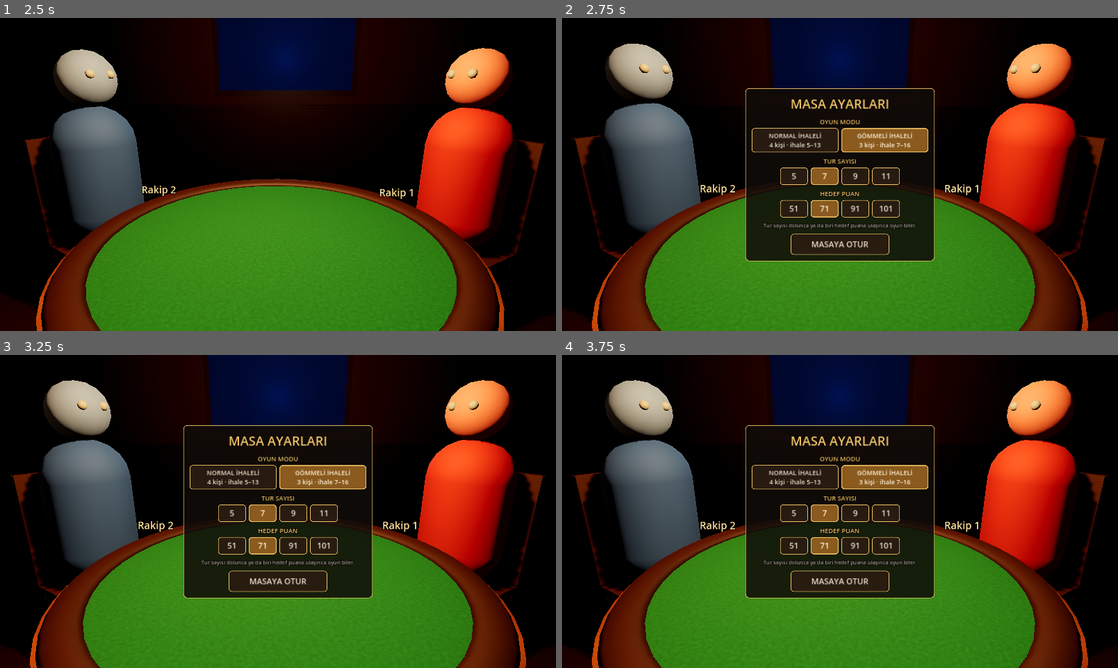
Above: before the commit, frames 1-4 (two rows, left to right).
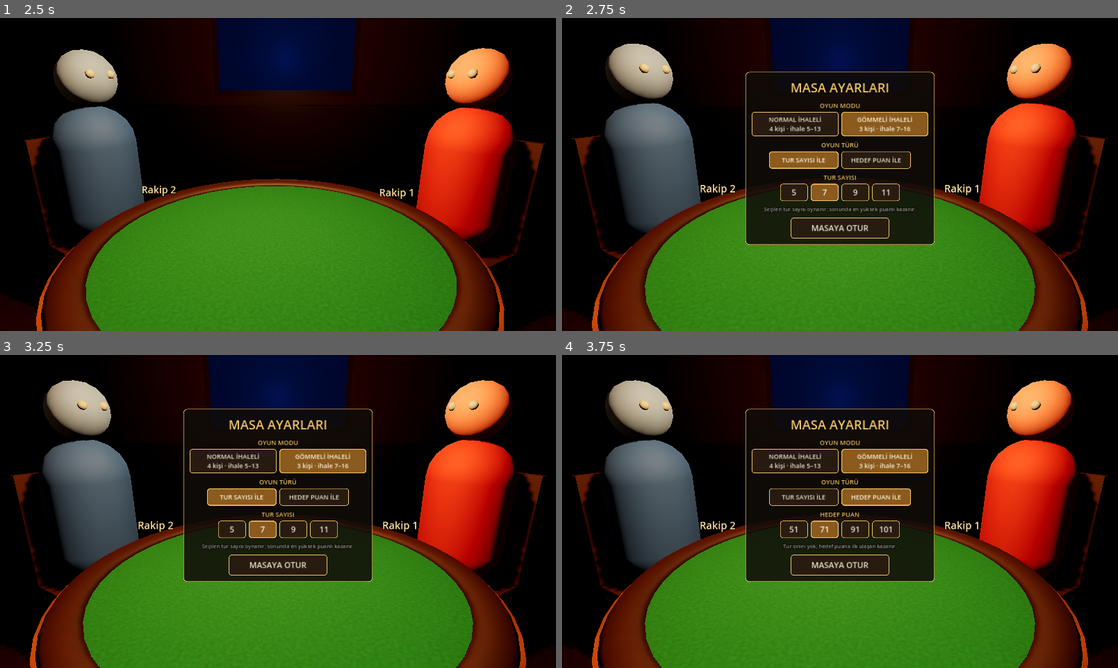
Above: after the commit, the same moments.

Repository: osmanadali/megerse-reels
Game: Godot game, scene res://scenes/main/Main.tscn
The game is run twice, just before and just after one commit, with the same random seed, the same clock (stepped at 60 frames per second) and the same inputs.
Inputs (mouse positions are in pixels of both pictures, inside the frame that each line leads up to):
- Up to frame 1 (2.5 s): click "AYARLAR" at 0.5 s; click "OYUNA BAŞLA" at 1.25 s; move the mouse to (400, 158) at 2.02 s; click (400, 158) at 2.17 s
- Up to frame 2 (2.75 s): no input
- Up to frame 3 (3.25 s): click (239, 495) at 2.75 s, where only the run after the commit has a clickable "TUR SAYISI İLE"
- Up to frame 4 (3.75 s): click (878, 495) at 3.5 s, where only the run after the commit has a clickable "HEDEF PUAN İLE"

Frame 1 is identical in both runs. In frame 2, 10% of the frame differs, in the area x 33-67%, y 17-78%; in frame 3, 10%; in frame 4, 10%.

Commit message:
FPS Batak: tur sayısı ve hedef puan ayrı oyun türleri
Önceden iki koşul birlikte uygulanıyordu (hangisi önce olursa). Artık:
- TUR SAYISI ile: seçilen tur oynanır, sonunda en yüksek puanlı kazanır
- HEDEF PUAN ile: tur sınırı yok, hedefe ilk ulaşan kazanır
Masa ayarlarında OYUN TÜRÜ seçimi; seçime göre yalnızca ilgili seçenekler
görünür. Seçim kalıcı. Doğrulayıcı plan biçimi: mod:tur:N / mod:hedef:N.
Testler: 248 kontrol.

Co-Authored-By: Claude Opus 5.5 <noreply@anthropic.com>
Claude-Session: https://claude.ai/code/session_01PiPLUzC15gCf2u2mvSdX2R

Diff:
--- a/FPSBatak/scripts/debug/flow_validator.gd
+++ b/FPSBatak/scripts/debug/flow_validator.gd
@@ -3,8 +3,9 @@
 ##
 ## Kullanım (başsız, hızlandırılmış):
 ##   godot --headless --path FPSBatak -- --autoplay \
-##       --validate=standard:5:101,buried:11:51 [--expect-saved-mode=buried]
-## Her girdi "mod:tur:hedef"tir; maçlar sırayla oynanır (aralarında mod değişir).
+##       --validate=standard:tur:5,buried:hedef:51 [--expect-saved-mode=buried]
+## Her girdi "mod:tur:N" (N tur oyna) veya "mod:hedef:N" (N puana ulaşan kazanır);
+## maçlar sırayla oynanır (aralarında mod değişir).
 ## Son maçtan sonra rapor yazar ve hata sayısını çıkış koduyla bildirir.
 ## Normal oyunda bu düğüm hiç oluşturulmaz.
 
@@ -32,9 +33,12 @@
 	c = controller
 	for entry in plan_arg.split(","):
 		var p := entry.split(":")
+		var by_rounds := p[1] == "tur"
 		_plan.append({
 			"mode": GameRules.Mode.STANDARD_BIDDING if p[0] == "standard" else GameRules.Mode.BURIED_BIDDING,
-			"rounds": int(p[1]), "target": int(p[2]),
+			"end": MatchSettings.EndCondition.ROUNDS if by_rounds else MatchSettings.EndCondition.TARGET,
+			"rounds": int(p[2]) if by_rounds else 7,
+			"target": 71 if by_rounds else int(p[2]),
 		})
 	Engine.time_scale = TIME_SCALE
 	_check_saved_mode_on_start()
@@ -70,6 +74,7 @@
 func _save_plan_entry(i: int) -> void:
 	var s := MatchSettings.new()
 	s.mode = _plan[i].mode
+	s.end_condition = _plan[i].end
 	s.rounds = _plan[i].rounds
 	s.target_score = _plan[i].target
 	s.save()  # tur/hedef, ayar ekranındaki seçeneklerden biri olmalı (5/7/9/11, 51/71/91/101)
@@ -225,12 +230,16 @@
 	var e := _plan_entry()
 	var totals := c.scores.totals
 	check(_match_over_seen, "maç bitme koşulu sağlanmadan bitti")
-	check(c.rounds_played <= e.rounds, "maç tur sayısını aştı")
-	if c.rounds_played < e.rounds:
-		check(totals.max() >= e.target, "tur dolmadan bitti ama hedef skora ulaşılmadı")
+	check(c.settings.end_condition == e.end, "yanlış oyun türü")
+	if e.end == MatchSettings.EndCondition.ROUNDS:
+		check(c.rounds_played == e.rounds, "tur oyunu %d turda bitti, beklenen %d" % [c.rounds_played, e.rounds])
+	else:
+		check(totals.max() >= e.target, "hedef oyunu hedefe ulaşılmadan bitti")
 	check(winners == MatchSettings.winners(totals), "kazanan yanlış")
-	_log.append("MAÇ %d (%s) bitti: %d tur, toplam %s, hedef %d, kazanan %s" % [_match_index + 1,
-		c.rules.display_name, c.rounds_played, totals, e.target, winners])
+	var kind := "%d tur oyunu" % e.rounds if e.end == MatchSettings.EndCondition.ROUNDS \
+		else "%d hedef oyunu" % e.target
+	_log.append("MAÇ %d (%s, %s) bitti: %d tur oynandı, toplam %s, kazanan %s" % [_match_index + 1,
+		c.rules.display_name, kind, c.rounds_played, totals, winners])
 	_match_over_seen = false
 	_match_index += 1
 	if _match_index < _plan.size():
--- a/FPSBatak/scripts/game/table_controller.gd
+++ b/FPSBatak/scripts/game/table_controller.gd
@@ -240,13 +240,16 @@
 		hud.new_game_requested.emit()
 
 
-## Geliştirme: `--rounds=N --target=M --mode=standard|buried` ile ayar panelini atlamak için.
+## Geliştirme: `--rounds=N` (tur oyunu) / `--target=M` (hedef oyunu) ve
+## `--mode=standard|buried` ile ayar panelini atlamak için.
 static func _apply_dev_args(s: MatchSettings) -> void:
 	for arg in OS.get_cmdline_user_args():
 		if arg.begins_with("--rounds="):
 			s.rounds = int(arg.trim_prefix("--rounds="))
+			s.end_condition = MatchSettings.EndCondition.ROUNDS
 		elif arg.begins_with("--target="):
 			s.target_score = int(arg.trim_prefix("--target="))
+			s.end_condition = MatchSettings.EndCondition.TARGET
 		elif arg == "--mode=standard":
 			s.mode = GameRules.Mode.STANDARD_BIDDING
 		elif arg == "--mode=buried":
@@ -527,8 +530,10 @@
 
 
 func _refresh_info() -> void:
-	var header := "%s   ·   TUR %d / %d   ·   HEDEF %d" % [rules.display_name,
-		min(rounds_played + 1, settings.rounds), settings.rounds, settings.target_score]
+	var progress := "TUR %d / %d" % [rounds_played + 1, settings.rounds] \
+		if settings.end_condition == MatchSettings.EndCondition.ROUNDS \
+		else "TUR %d   ·   HEDEF %d" % [rounds_played + 1, settings.target_score]
+	var header := "%s   ·   %s" % [rules.display_name, progress]
 	var bidder_name := "" if bidder == NO_SEAT else _seat_names[bidder]
 	hud.update_info(header, bidder_name, bid, trump, tricks_won[Seat.LOCAL_PLAYER],
 		scores.totals[Seat.LOCAL_PLAYER])
--- a/FPSBatak/scripts/rules/match_settings.gd
+++ b/FPSBatak/scripts/rules/match_settings.gd
@@ -1,10 +1,16 @@
 class_name MatchSettings
 extends Resource
-## Bir maçın (oyunun) başlangıç ayarları: kaç el oynanacağı ve hedef puan.
+## Bir maçın (oyunun) başlangıç ayarları: oyun modu ve oyunun nasıl biteceği.
 ##
-## Maç, seçilen el sayısı tamamlanınca VEYA biri hedef puana ulaşınca
-## (hangisi önce olursa) biter. En yüksek puanlı oyuncu kazanır.
+## İki ayrı oyun türü vardır, birlikte uygulanmaz:
+## - TUR SAYISI ile: seçilen tur sayısı (5/7/9/11) oynanır; puan ne olursa
+##   olsun oyun ancak turlar bitince biter, en yüksek puanlı kazanır.
+## - HEDEF PUAN ile: tur sınırı yoktur; biri hedef puana (51/71/91/101)
+##   ulaşınca oyun biter. Aynı turda birden fazla kişi ulaşırsa en yüksek
+##   puanlı kazanır.
 ## Son seçim cihazda (user://) saklanır; internet gerekmez.
+
+enum EndCondition { ROUNDS, TARGET }
 
 const ROUND_OPTIONS: Array[int] = [5, 7, 9, 11]
 const TARGET_OPTIONS: Array[int] = [51, 71, 91, 101]
@@ -12,13 +18,16 @@
 const SECTION := "match"
 
 @export var mode := GameRules.Mode.BURIED_BIDDING
+@export var end_condition := EndCondition.ROUNDS
 @export var rounds := 7
 @export var target_score := 71
 
 
-## Maç bitti mi?
+## Maç bitti mi? Yalnızca seçilen oyun türünün koşuluna bakılır.
 func is_match_over(rounds_played: int, totals: Array[int]) -> bool:
-	return rounds_played >= rounds or totals.max() >= target_score
+	if end_condition == EndCondition.ROUNDS:
+		return rounds_played >= rounds
+	return totals.max() >= target_score
 
 
 ## En yüksek puanlı koltuk(lar). Birden fazlaysa berabere.
@@ -35,6 +44,7 @@
 	var cfg := ConfigFile.new()
 	cfg.load(SAVE_PATH)  # varsa diğer bölümleri koru
 	cfg.set_value(SECTION, "mode", mode)
+	cfg.set_value(SECTION, "end_condition", end_condition)
 	cfg.set_value(SECTION, "rounds", rounds)
 	cfg.set_value(SECTION, "target_score", target_score)
 	cfg.save(SAVE_PATH)
@@ -54,4 +64,7 @@
 		var m: int = cfg.get_value(SECTION, "mode", s.mode)
 		if GameRules.Mode.values().has(m):
 			s.mode = m
+		var ec: int = cfg.get_value(SECTION, "end_condition", s.end_condition)
+		if EndCondition.values().has(ec):
+			s.end_condition = ec
 	return s
--- a/FPSBatak/scripts/ui/game_hud.gd
+++ b/FPSBatak/scripts/ui/game_hud.gd
@@ -37,6 +37,9 @@
 var _end_button: Button
 var _setup_panel: PanelContainer
 var _setup_settings: MatchSettings
+var _rounds_wrap: Control
+var _target_wrap: Control
+var _setup_note: Label
 var _match_panel: PanelContainer
 var _match_label: Label
 
@@ -240,11 +243,27 @@
 	_setup_settings = current
 	_setup_panel.visible = true
 	# Kayıtlı seçimleri butonlara yansıt.
-	var selected := {"RowMode": current.mode, "RowRounds": current.rounds,
-		"RowTarget": current.target_score}
+	var selected := {"RowMode": current.mode, "RowEnd": current.end_condition,
+		"RowRounds": current.rounds, "RowTarget": current.target_score}
 	for row in _setup_panel.find_children("Row*", "HBoxContainer", true, false):
 		for b: Button in row.get_children():
 			b.button_pressed = b.get_meta("value") == selected[row.name]
+	_update_end_rows()
+
+
+func _pick_end_condition(v: int) -> void:
+	_setup_settings.end_condition = v
+	_update_end_rows()
+
+
+## Oyun türüne göre yalnızca tur sayısı ya da yalnızca hedef puan seçeneklerini göster.
+func _update_end_rows() -> void:
+	var by_rounds := _setup_settings.end_condition == MatchSettings.EndCondition.ROUNDS
+	_rounds_wrap.visible = by_rounds
+	_target_wrap.visible = not by_rounds
+	_setup_note.text = "Seçilen tur sayısı oynanır; sonunda en yüksek puanlı kazanır." if by_rounds \
+		else "Tur sınırı yok; hedef puana ilk ulaşan kazanır."
+	_setup_panel.reset_size()  # gizlenen satır kadar küçül, ortada kal
 
 
 func _build_setup_panel() -> void:
@@ -266,13 +285,17 @@
 		"%s\n%d kişi · ihale %d–%d" % [buried.display_name, buried.player_count,
 			buried.min_bid, buried.max_bid]],
 		Vector2(300, 84)))
-	box.add_child(_option_row("TUR SAYISI", "RowRounds", MatchSettings.ROUND_OPTIONS,
-		func(v: int): _setup_settings.rounds = v))
-	box.add_child(_option_row("HEDEF PUAN", "RowTarget", MatchSettings.TARGET_OPTIONS,
-		func(v: int): _setup_settings.target_score = v))
-	var note := _make_label(18, Color(TEXT, 0.7))
-	note.text = "Tur sayısı dolunca ya da biri hedef puana ulaşınca oyun biter."
-	box.add_child(note)
+	box.add_child(_option_row("OYUN TÜRÜ", "RowEnd",
+		[MatchSettings.EndCondition.ROUNDS, MatchSettings.EndCondition.TARGET],
+		_pick_end_condition, ["TUR SAYISI İLE", "HEDEF PUAN İLE"], Vector2(240, 60)))
+	_rounds_wrap = _option_row("TUR SAYISI", "RowRounds", MatchSettings.ROUND_OPTIONS,
+		func(v: int): _setup_settings.rounds = v)
+	box.add_child(_rounds_wrap)
+	_target_wrap = _option_row("HEDEF PUAN", "RowTarget", MatchSettings.TARGET_OPTIONS,
+		func(v: int): _setup_settings.target_score = v)
+	box.add_child(_target_wrap)
+	_setup_note = _make_label(18, Color(TEXT, 0.7))
+	box.add_child(_setup_note)
 	box.add_child(_make_button("MASAYA OTUR", _on_setup_confirmed, Vector2(340, 72)))
 	add_child(_setup_panel)
 
--- a/FPSBatak/tests/run_tests.gd
+++ b/FPSBatak/tests/run_tests.gd
@@ -258,13 +258,23 @@
 
 func test_match_end() -> void:
 	var m := MatchSettings.new()
+	m.end_condition = MatchSettings.EndCondition.ROUNDS
 	m.rounds = 5
 	m.target_score = 51
 	var low: Array[int] = [10, 20, 5]
-	check(not m.is_match_over(4, low), "4/5 el, hedef yok: devam")
-	check(m.is_match_over(5, low), "5/5 el: maç biter")
+	check(not m.is_match_over(4, low), "tur oyunu: 4/5 tur, devam")
+	check(m.is_match_over(5, low), "tur oyunu: 5/5 tur, maç biter")
 	var high: Array[int] = [10, 51, 5]
-	check(m.is_match_over(2, high), "hedef puana ulaşan maçı bitirir")
+	check(not m.is_match_over(2, high), "tur oyunu: 51'e ulaşmak maçı bitirmez")
+	check(not m.is_match_over(4, [10, 80, 5] as Array[int]), "tur oyunu: puan ne olursa olsun turlar oynanır")
+	var t := MatchSettings.new()
+	t.end_condition = MatchSettings.EndCondition.TARGET
+	t.rounds = 5
+	t.target_score = 51
+	check(not t.is_match_over(5, low), "hedef oyunu: 5 tur oynandı ama hedefe ulaşılmadı, devam")
+	check(not t.is_match_over(30, [50, -10, 49] as Array[int]), "hedef oyunu: tur sınırı yok")
+	check(t.is_match_over(2, high), "hedef oyunu: hedefe ulaşan maçı bitirir")
+	check(MatchSettings.winners([52, 60, 10] as Array[int]) == [1], "hedef oyunu: aynı turda ikisi geçerse en yüksek kazanır")
 	check(MatchSettings.winners(high) == [1], "en yüksek puan kazanır")
 	var tie: Array[int] = [30, 30, -7]
 	check(MatchSettings.winners(tie) == [0, 1], "eşitlikte berabere")
@@ -420,10 +430,13 @@
 		s.mode = m
 		s.rounds = 9
 		s.target_score = 91
+		s.end_condition = MatchSettings.EndCondition.TARGET if m == GameRules.Mode.STANDARD_BIDDING \
+			else MatchSettings.EndCondition.ROUNDS
 		s.save()
 		var loaded := MatchSettings.load_saved()
 		check(loaded.mode == m and loaded.rounds == 9 and loaded.target_score == 91,
 			"kayıtlı mod/tur/hedef yeniden açılışta aynı (%d)" % m)
+		check(loaded.end_condition == s.end_condition, "kayıtlı oyun türü (tur/hedef) yeniden açılışta aynı")
 		check(GameRules.for_mode(loaded.mode).mode == m, "kayıtlı moddan doğru kural seti")
 	if backup.is_empty():
 		DirAccess.remove_absolute(path)
